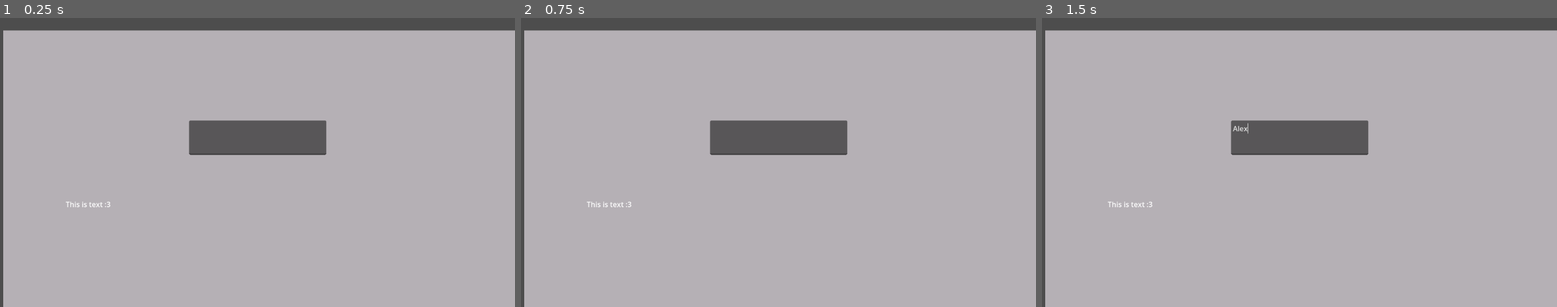
Above: before the commit, frames 1-3 (left to right).
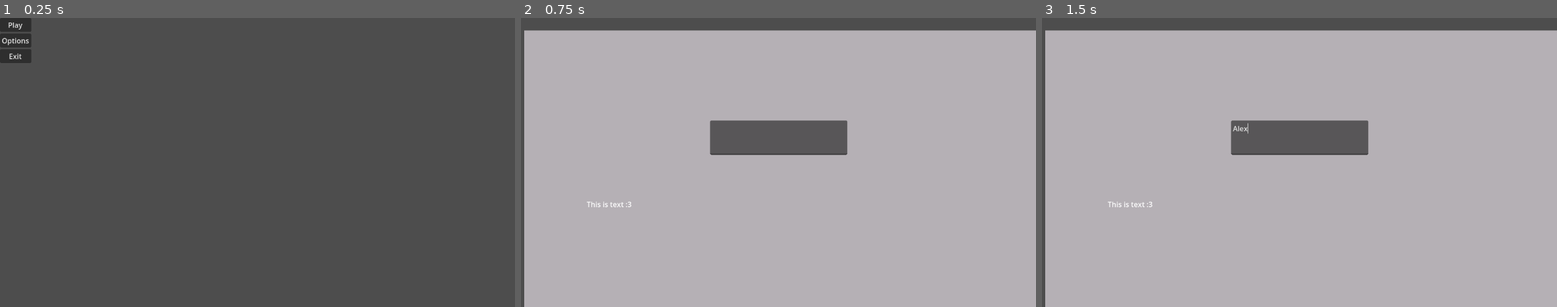
Above: after the commit, the same moments.

Repository: 2leafedclover/Generic-space-game
Game: Godot game, scene res://menu.tscn
Two runs of this game, one before a commit and one after it. Both use one fixed random seed, a clock stepped at 60 frames per second and the inputs below. Before the commit the project starts from res://ui.tscn.
Inputs (mouse positions are in pixels of both pictures, inside the frame that each line leads up to):
- Up to frame 1 (0.25 s): no input
- Up to frame 2 (0.75 s): click (536, 23) at 0.5 s, where only the run after the commit has a clickable "Play"
- Up to frame 3 (1.5 s): click (1299, 136) at 1.27 s; type "Alex" at 1.35 s

The runs differ from the first frame. In frame 1, 92% of the frame differs, in the area x 0-100%, y 0-100%; in frame 2, nothing differs; in frame 3, nothing differs.

Commit message:
made it start on start screen and removed unnecessary node

Diff:
--- a/Main-Menu/project.godot
+++ b/Main-Menu/project.godot
@@ -1,8 +1,16 @@
+; Engine configuration file.
+; It's best edited using the editor UI and not directly,
+; since the parameters that go here are not all obvious.
+;
+; Format:
+;   [section] ; section goes between []
+;   param=value ; assign values to parameters
+
 config_version=5
 
 [application]
 
 config/name="Main menu"
-run/main_scene="res://ui.tscn"
+run/main_scene="res://menu.tscn"
 config/features=PackedStringArray("4.3", "Forward Plus")
 config/icon="res://icon.svg"
